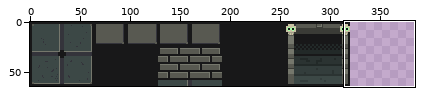
A pixel-art file gets an edit: src/assets/tilesets/base.aseprite. The first picture is a wide view before the edit; the outline marks the close-up.
Close-up. Before the commit:
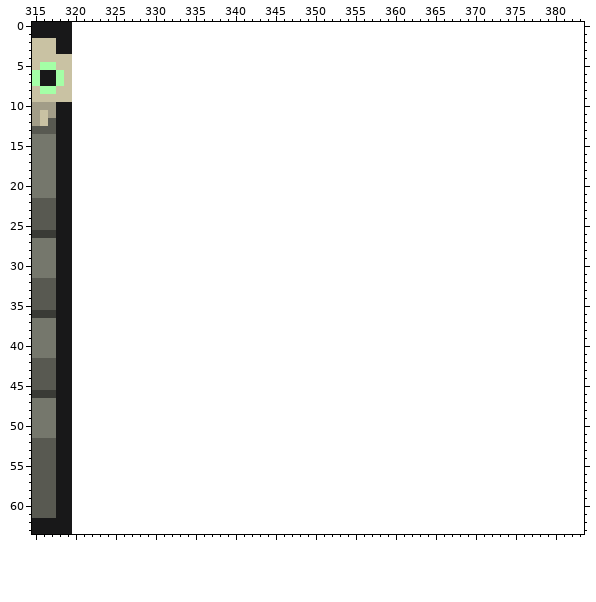
320x64 pixels, 1 frame. Shown: x 315..383, y 0..63. The old version is drawn lined up with the new one, on the new canvas.
The result:
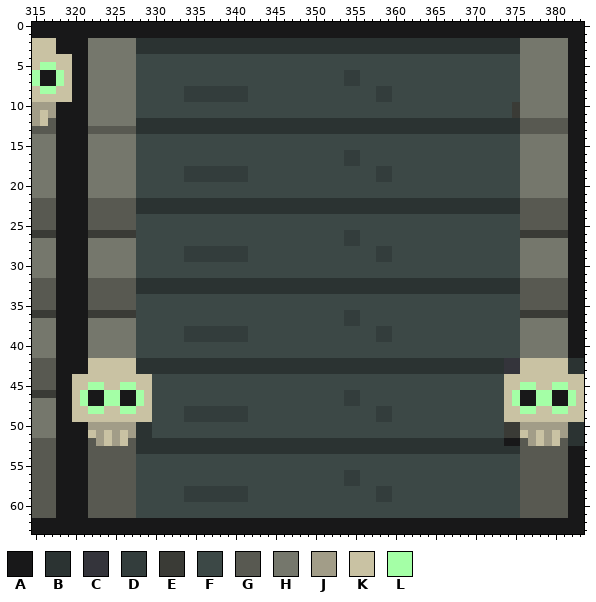
Palette (. is transparent): A #181819  B #2b3332  C #34343b  D #333d3c  E #3a3b36  F #3c4846  G #585951  H #75776c  J #a29d88  K #c9c2a3  L #a4ffa6
Edits made:
canvas 320x64 -> 384x64
Changed rows in their new state; - is an unchanged pixel.
first column x 320:
 0 AAAAAAAAAAAAAAAAAAAAAAAAAAAAAAAAAAAAAAAAAAAAAAAAAAAAAAAAAAAAAAAA
 1 AAAAAAAAAAAAAAAAAAAAAAAAAAAAAAAAAAAAAAAAAAAAAAAAAAAAAAAAAAAAAAAA
 2 AAHHHHHHBBBBBBBBBBBBBBBBBBBBBBBBBBBBBBBBBBBBBBBBBBBBBBBBHHHHHHAA
 3 AAHHHHHHBBBBBBBBBBBBBBBBBBBBBBBBBBBBBBBBBBBBBBBBBBBBBBBBHHHHHHAA
 4 AAHHHHHHFFFFFFFFFFFFFFFFFFFFFFFFFFFFFFFFFFFFFFFFFFFFFFFFHHHHHHAA
 5 AAHHHHHHFFFFFFFFFFFFFFFFFFFFFFFFFFFFFFFFFFFFFFFFFFFFFFFFHHHHHHAA
 6 AAHHHHHHFFFFFFFFFFFFFFFFFFFFFFFFFFDDFFFFFFFFFFFFFFFFFFFFHHHHHHAA
 7 AAHHHHHHFFFFFFFFFFFFFFFFFFFFFFFFFFDDFFFFFFFFFFFFFFFFFFFFHHHHHHAA
 8 AAHHHHHHFFFFFFDDDDDDDDFFFFFFFFFFFFFFFFDDFFFFFFFFFFFFFFFFHHHHHHAA
 9 AAHHHHHHFFFFFFDDDDDDDDFFFFFFFFFFFFFFFFDDFFFFFFFFFFFFFFFFHHHHHHAA
10 AAHHHHHHFFFFFFFFFFFFFFFFFFFFFFFFFFFFFFFFFFFFFFFFFFFFFFFEHHHHHHAA
11 AAHHHHHHFFFFFFFFFFFFFFFFFFFFFFFFFFFFFFFFFFFFFFFFFFFFFFFEHHHHHHAA
12 AAHHHHHHBBBBBBBBBBBBBBBBBBBBBBBBBBBBBBBBBBBBBBBBBBBBBBBBGGGGGGAA
13 AAGGGGGGBBBBBBBBBBBBBBBBBBBBBBBBBBBBBBBBBBBBBBBBBBBBBBBBGGGGGGAA
14 AAHHHHHHFFFFFFFFFFFFFFFFFFFFFFFFFFFFFFFFFFFFFFFFFFFFFFFFHHHHHHAA
15 AAHHHHHHFFFFFFFFFFFFFFFFFFFFFFFFFFFFFFFFFFFFFFFFFFFFFFFFHHHHHHAA
16 AAHHHHHHFFFFFFFFFFFFFFFFFFFFFFFFFFDDFFFFFFFFFFFFFFFFFFFFHHHHHHAA
17 AAHHHHHHFFFFFFFFFFFFFFFFFFFFFFFFFFDDFFFFFFFFFFFFFFFFFFFFHHHHHHAA
18 AAHHHHHHFFFFFFDDDDDDDDFFFFFFFFFFFFFFFFDDFFFFFFFFFFFFFFFFHHHHHHAA
19 AAHHHHHHFFFFFFDDDDDDDDFFFFFFFFFFFFFFFFDDFFFFFFFFFFFFFFFFHHHHHHAA
20 AAHHHHHHFFFFFFFFFFFFFFFFFFFFFFFFFFFFFFFFFFFFFFFFFFFFFFFFHHHHHHAA
21 AAHHHHHHFFFFFFFFFFFFFFFFFFFFFFFFFFFFFFFFFFFFFFFFFFFFFFFFHHHHHHAA
22 AAGGGGGGBBBBBBBBBBBBBBBBBBBBBBBBBBBBBBBBBBBBBBBBBBBBBBBBGGGGGGAA
23 AAGGGGGGBBBBBBBBBBBBBBBBBBBBBBBBBBBBBBBBBBBBBBBBBBBBBBBBGGGGGGAA
24 AAGGGGGGFFFFFFFFFFFFFFFFFFFFFFFFFFFFFFFFFFFFFFFFFFFFFFFFGGGGGGAA
25 AAGGGGGGFFFFFFFFFFFFFFFFFFFFFFFFFFFFFFFFFFFFFFFFFFFFFFFFGGGGGGAA
26 AAEEEEEEFFFFFFFFFFFFFFFFFFFFFFFFFFDDFFFFFFFFFFFFFFFFFFFFEEEEEEAA
27 AAHHHHHHFFFFFFFFFFFFFFFFFFFFFFFFFFDDFFFFFFFFFFFFFFFFFFFFHHHHHHAA
28 AAHHHHHHFFFFFFDDDDDDDDFFFFFFFFFFFFFFFFDDFFFFFFFFFFFFFFFFHHHHHHAA
29 AAHHHHHHFFFFFFDDDDDDDDFFFFFFFFFFFFFFFFDDFFFFFFFFFFFFFFFFHHHHHHAA
30 AAHHHHHHFFFFFFFFFFFFFFFFFFFFFFFFFFFFFFFFFFFFFFFFFFFFFFFFHHHHHHAA
31 AAHHHHHHFFFFFFFFFFFFFFFFFFFFFFFFFFFFFFFFFFFFFFFFFFFFFFFFHHHHHHAA
32 AAGGGGGGBBBBBBBBBBBBBBBBBBBBBBBBBBBBBBBBBBBBBBBBBBBBBBBBGGGGGGAA
33 AAGGGGGGBBBBBBBBBBBBBBBBBBBBBBBBBBBBBBBBBBBBBBBBBBBBBBBBGGGGGGAA
34 AAGGGGGGFFFFFFFFFFFFFFFFFFFFFFFFFFFFFFFFFFFFFFFFFFFFFFFFGGGGGGAA
35 AAGGGGGGFFFFFFFFFFFFFFFFFFFFFFFFFFFFFFFFFFFFFFFFFFFFFFFFGGGGGGAA
36 AAEEEEEEFFFFFFFFFFFFFFFFFFFFFFFFFFDDFFFFFFFFFFFFFFFFFFFFEEEEEEAA
37 AAHHHHHHFFFFFFFFFFFFFFFFFFFFFFFFFFDDFFFFFFFFFFFFFFFFFFFFHHHHHHAA
38 AAHHHHHHFFFFFFDDDDDDDDFFFFFFFFFFFFFFFFDDFFFFFFFFFFFFFFFFHHHHHHAA
39 AAHHHHHHFFFFFFDDDDDDDDFFFFFFFFFFFFFFFFDDFFFFFFFFFFFFFFFFHHHHHHAA
40 AAHHHHHHFFFFFFFFFFFFFFFFFFFFFFFFFFFFFFFFFFFFFFFFFFFFFFFFHHHHHHAA
41 AAHHHHHHFFFFFFFFFFFFFFFFFFFFFFFFFFFFFFFFFFFFFFFFFFFFFFFFHHHHHHAA
42 AAKKKKKKBBBBBBBBBBBBBBBBBBBBBBBBBBBBBBBBBBBBBBBBBBBBBBCCKKKKKKBB
43 AAKKKKKKBBBBBBBBBBBBBBBBBBBBBBBBBBBBBBBBBBBBBBBBBBBBBBCCKKKKKKBB
44 KKKKKKKKKKFFFFFFFFFFFFFFFFFFFFFFFFFFFFFFFFFFFFFFFFFFFFKKKKKKKKKK
45 KKLLKKLLKKFFFFFFFFFFFFFFFFFFFFFFFFFFFFFFFFFFFFFFFFFFFFKKLLKKLLKK
46 KLAALLAALKFFFFFFFFFFFFFFFFFFFFFFFFDDFFFFFFFFFFFFFFFFFFKLAALLAALK
47 KLAALLAALKFFFFFFFFFFFFFFFFFFFFFFFFDDFFFFFFFFFFFFFFFFFFKLAALLAALK
48 KKLLKKLLKKFFFFDDDDDDDDFFFFFFFFFFFFFFFFDDFFFFFFFFFFFFFFKKLLKKLLKK
49 KKKKKKKKKKFFFFDDDDDDDDFFFFFFFFFFFFFFFFDDFFFFFFFFFFFFFFKKKKKKKKKK
50 AAJJJJJJBBFFFFFFFFFFFFFFFFFFFFFFFFFFFFFFFFFFFFFFFFFFFFEEJJJJJJBB
51 AAKJKJKJBBFFFFFFFFFFFFFFFFFFFFFFFFFFFFFFFFFFFFFFFFFFFFEEKJKJKJBB
52 AAGJKJKGBBBBBBBBBBBBBBBBBBBBBBBBBBBBBBBBBBBBBBBBBBBBBBAAGJKJKGBB
53 AAGGGGGGBBBBBBBBBBBBBBBBBBBBBBBBBBBBBBBBBBBBBBBBBBBBBBBBGGGGGGAA
54 AAGGGGGGFFFFFFFFFFFFFFFFFFFFFFFFFFFFFFFFFFFFFFFFFFFFFFFFGGGGGGAA
55 AAGGGGGGFFFFFFFFFFFFFFFFFFFFFFFFFFFFFFFFFFFFFFFFFFFFFFFFGGGGGGAA
56 AAGGGGGGFFFFFFFFFFFFFFFFFFFFFFFFFFDDFFFFFFFFFFFFFFFFFFFFGGGGGGAA
57 AAGGGGGGFFFFFFFFFFFFFFFFFFFFFFFFFFDDFFFFFFFFFFFFFFFFFFFFGGGGGGAA
58 AAGGGGGGFFFFFFDDDDDDDDFFFFFFFFFFFFFFFFDDFFFFFFFFFFFFFFFFGGGGGGAA
59 AAGGGGGGFFFFFFDDDDDDDDFFFFFFFFFFFFFFFFDDFFFFFFFFFFFFFFFFGGGGGGAA
60 AAGGGGGGFFFFFFFFFFFFFFFFFFFFFFFFFFFFFFFFFFFFFFFFFFFFFFFFGGGGGGAA
61 AAGGGGGGFFFFFFFFFFFFFFFFFFFFFFFFFFFFFFFFFFFFFFFFFFFFFFFFGGGGGGAA
62 AAAAAAAAAAAAAAAAAAAAAAAAAAAAAAAAAAAAAAAAAAAAAAAAAAAAAAAAAAAAAAAA
63 AAAAAAAAAAAAAAAAAAAAAAAAAAAAAAAAAAAAAAAAAAAAAAAAAAAAAAAAAAAAAAAA
Pixel boxes of the changes (left, top, right, bottom) in both close-ups:
added: (72, 22, 584, 534)
